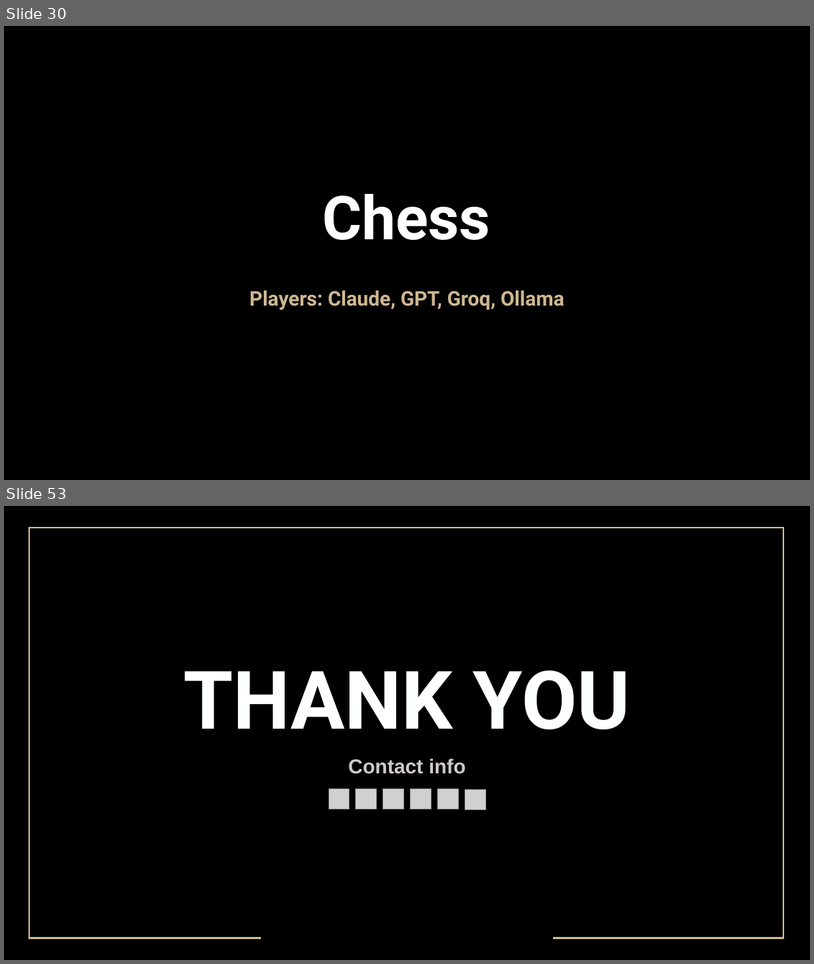
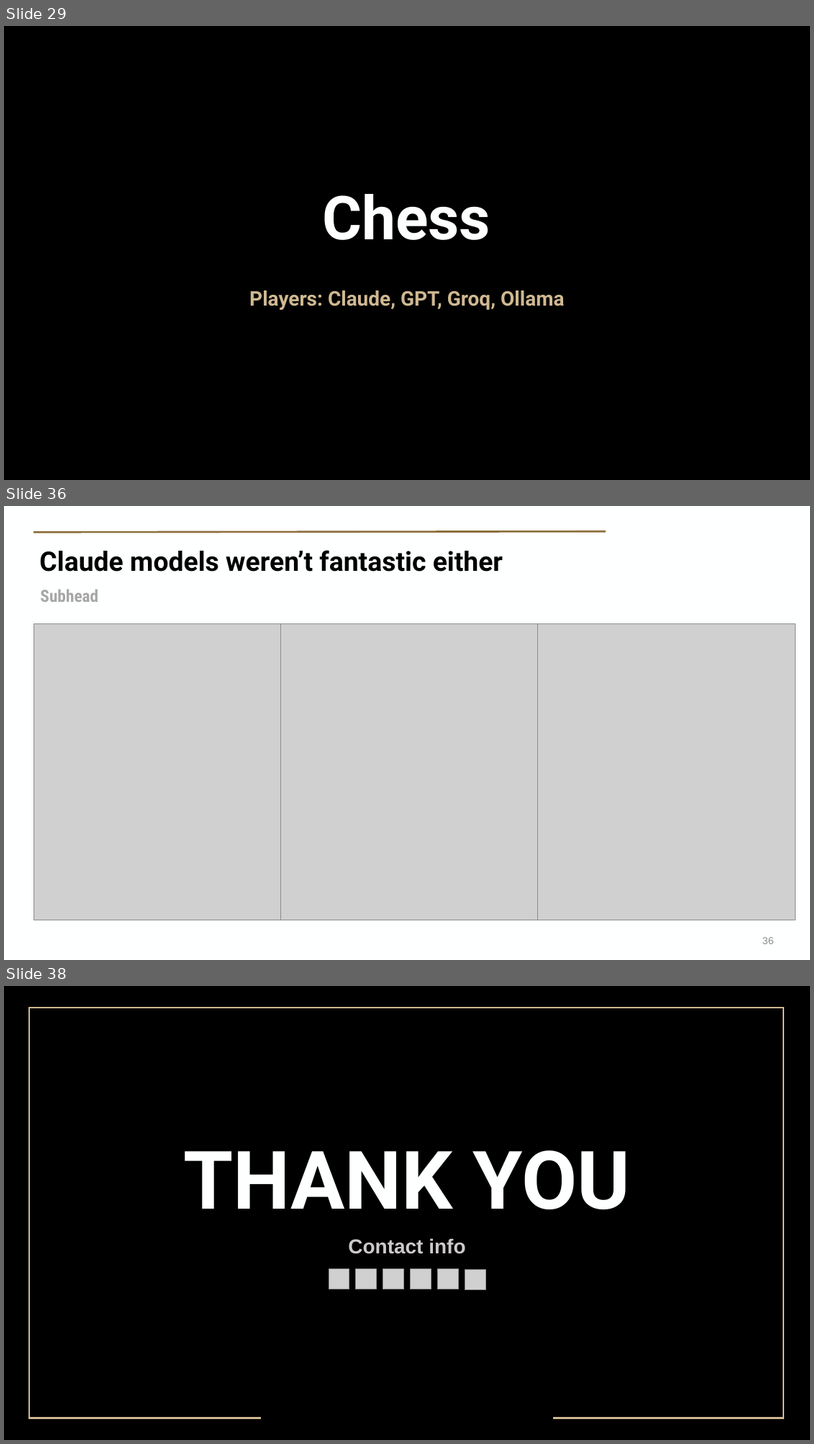
Before and after one commit to Brook-nimuit/AI_HALLUCINATION_CASCADE, a slide deck: PurdueUniversity-Presentation-Template-Widescreen-BrandFonts-2026.pptx/PurdueUniversity-Presentation-Template-Widescreen-BrandFonts-2026.pptx. Shown one above the other, each under a label of ours: slides 30 and 53 before the commit, slides 29, 36 and 38 after it; the slides between them are not shown. The pictures are 814x964 and 814x1444 pixels, drawn with LibreOffice and Linux fonts; fonts in the diff are those of the drawing; grey boxes stand for pictures; background and template pictures are left out. Boxes give left, top, right and bottom in pixels: in the first picture for what was removed or moved away, otherwise in the second. Text is boxed around its words. In the diff, an @@ line names an element or a change of style, - is before the commit and + after.

```diff
--- a/PurdueUniversity-Presentation-Template-Widescreen-BrandFonts-2026.pptx/PurdueUniversity-Presentation-Template-Widescreen-BrandFonts-2026.pptx
+++ b/PurdueUniversity-Presentation-Template-Widescreen-BrandFonts-2026.pptx/PurdueUniversity-Presentation-Template-Widescreen-BrandFonts-2026.pptx
@@ slide 36 added at (4, 506, 810, 960), background #FEFFFF @@
@@ line added from (606, 531) to (34, 532), #8D6F3D 2.25 pt @@
@@ title added at (39, 550, 503, 572), 32 pt, text #000000, bold @@
+Claude models weren’t fantastic either
@@ text added at (40, 589, 98, 602), 20 pt, text #A6A6A6, bold @@
+Subhead
@@ picture added at (34, 623, 282, 920) @@
@@ picture added at (280, 623, 538, 920) @@
@@ line added from (282, 629) to (282, 920), #979AA2 2.25 pt dashed @@
@@ picture added at (538, 623, 795, 920) @@
@@ line added from (538, 629) to (538, 920), #979AA2 2.25 pt dashed @@
@@ page number added at (763, 937, 774, 944), 12 pt, text #8C8C8C @@
+36
@@ what was slide 30 is now slide 29 @@
@@ what was slide 53 is now slide 38 @@
```
Also in this commit, not shown: 10 slides changed, 7 other slides added, 24 slides removed, 16 other files.
